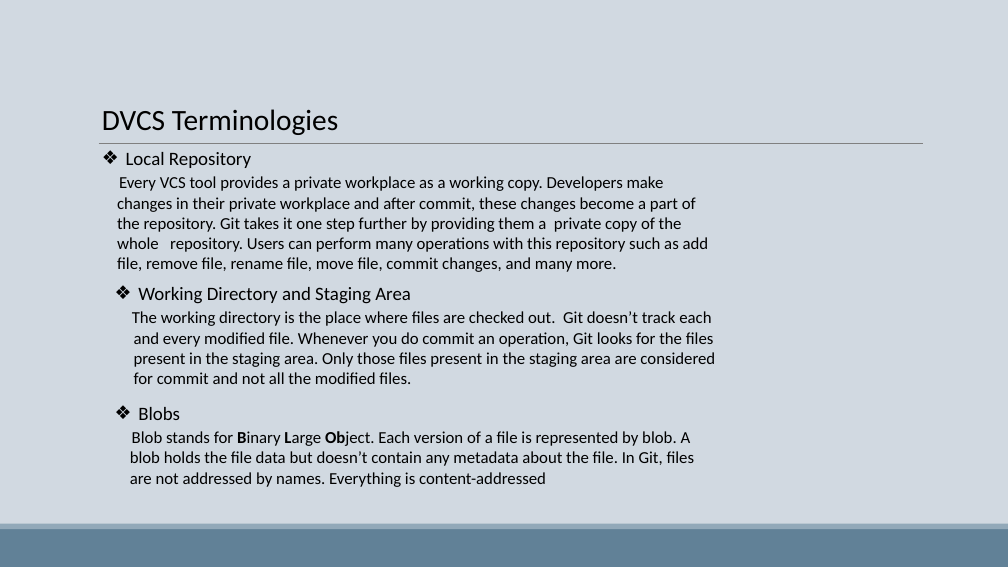
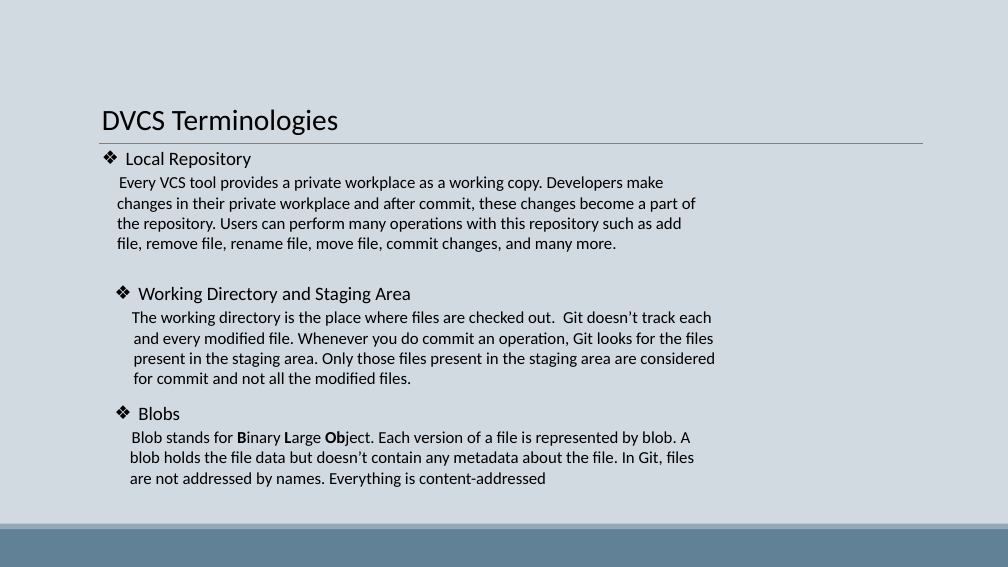
Before and after one commit to manarabdi1/Test-plan, a slide deck: slide 4 of Git VS SVN.pptm. Drawn at 1008x567 pixels with LibreOffice and Linux fonts; fonts in the diff are those of the drawing. Boxes give left, top, right and bottom in pixels: in the first picture for what was removed or moved away, otherwise in the second. Text is boxed around its words. In the diff, an @@ line names an element or a change of style, - is before the commit and + after.

```diff
--- a/Git VS SVN.pptm
+++ b/Git VS SVN.pptm
@@ text at (x1=117, y1=217, x2=682, y2=232): text changed @@
-the repository. Git takes it one step further by providing them a private copy of the
-whole repository. Users can perform many operations with this repository such as add
+the repository. Users can perform many operations with this repository such as add
```
Also in this commit, not shown: 5 other slides changed, 2 slides added, 1 slide removed, 1 other file.
